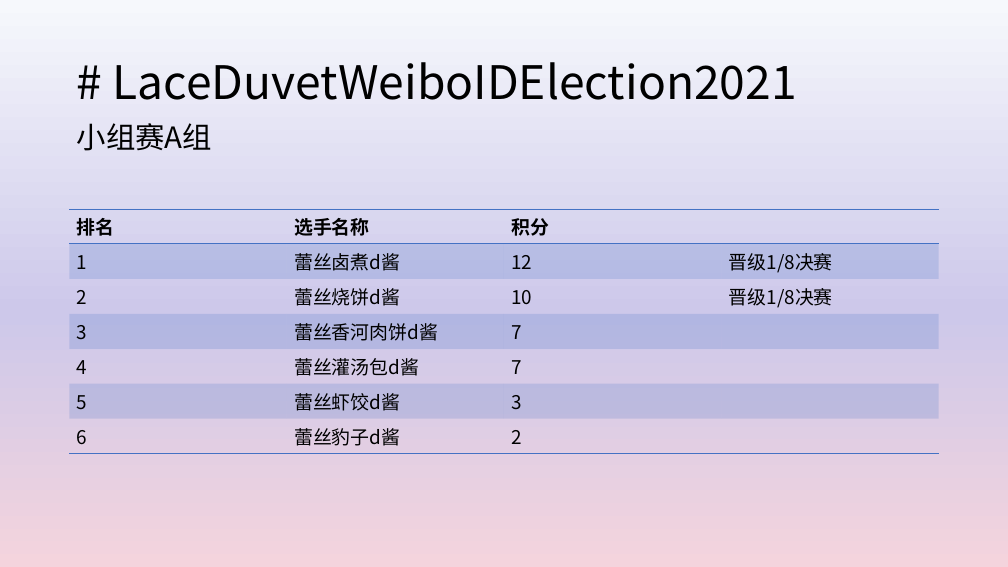
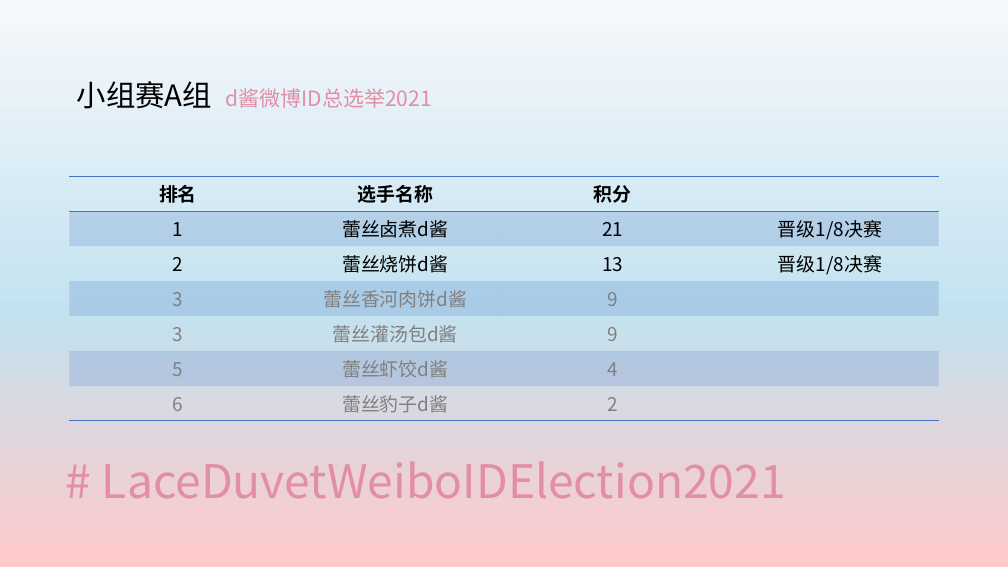
Before and after one commit to yyyeying/LaceDuvetWeiboIDElection2021, a slide deck: slide 2 of documents/race_profile/result_board.pptx. Drawn at 1008x567 pixels with LibreOffice and Linux fonts; fonts in the diff are those of the drawing. Boxes give left, top, right and bottom in pixels: in the first picture for what was removed or moved away, otherwise in the second. Text is boxed around its words. In the diff, an @@ line names an element or a change of style, - is before the commit and + after.

```diff
--- a/documents/race_profile/result_board.pptx
+++ b/documents/race_profile/result_board.pptx
@@ background gradient #F6F8FC to #CDC8EA to #F4D4DD to gradient #F6F8FC to #C3E2EF to #FFC9C9 @@
@@ text at [77, 81, 432, 109]: text changed; size 28 to 20 pt; text colour #000000 to #E28EA6 @@
-小组赛A组
+小组赛A组 d酱微博ID总选举2021
@@ table at [70, 176, 941, 417] @@
-row 2, column 3: 12
+row 2, column 3: 21
-row 3, column 3: 10
+row 3, column 3: 13
-row 4, column 3: 7
+row 4, column 3: 9
-row 5, column 1: 4
+row 5, column 1: 3
-row 5, column 3: 7
+row 5, column 3: 9
-row 6, column 3: 3
+row 6, column 3: 4
@@ text colour #000000 to #808080 in "3", "蕾丝香河肉饼d酱", "蕾丝灌汤包d酱", "5" and 4 more places @@
@@ alignment left to centre @@
@@ table: place and size @@
-table at [70, 209, 941, 450]
+table at [70, 176, 941, 417]
@@ title "# LaceDuvetWeiboIDElection2021": place and size @@
-title "# LaceDuvetWeiboIDElection2021" at [113, 62, 797, 100]
+title "# LaceDuvetWeiboIDElection2021" at [102, 461, 786, 498]
@@ title "# LaceDuvetWeiboIDElection2021" at [102, 461, 786, 498]: text colour #000000 to #E28EA6 @@
```
Also in this commit, not shown: 1 other slide changed, 1 slide added, 1 slide removed, 4 other files.
